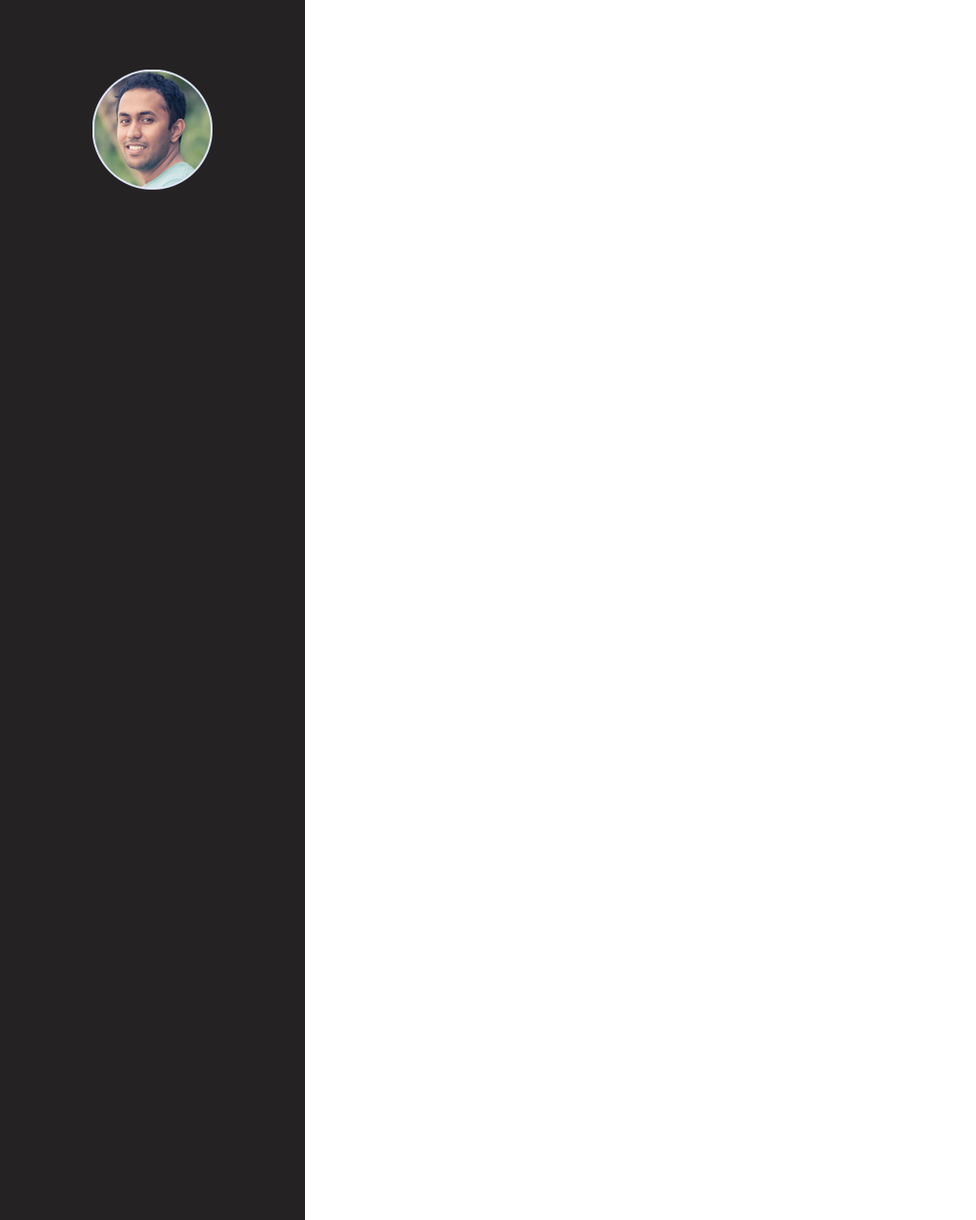
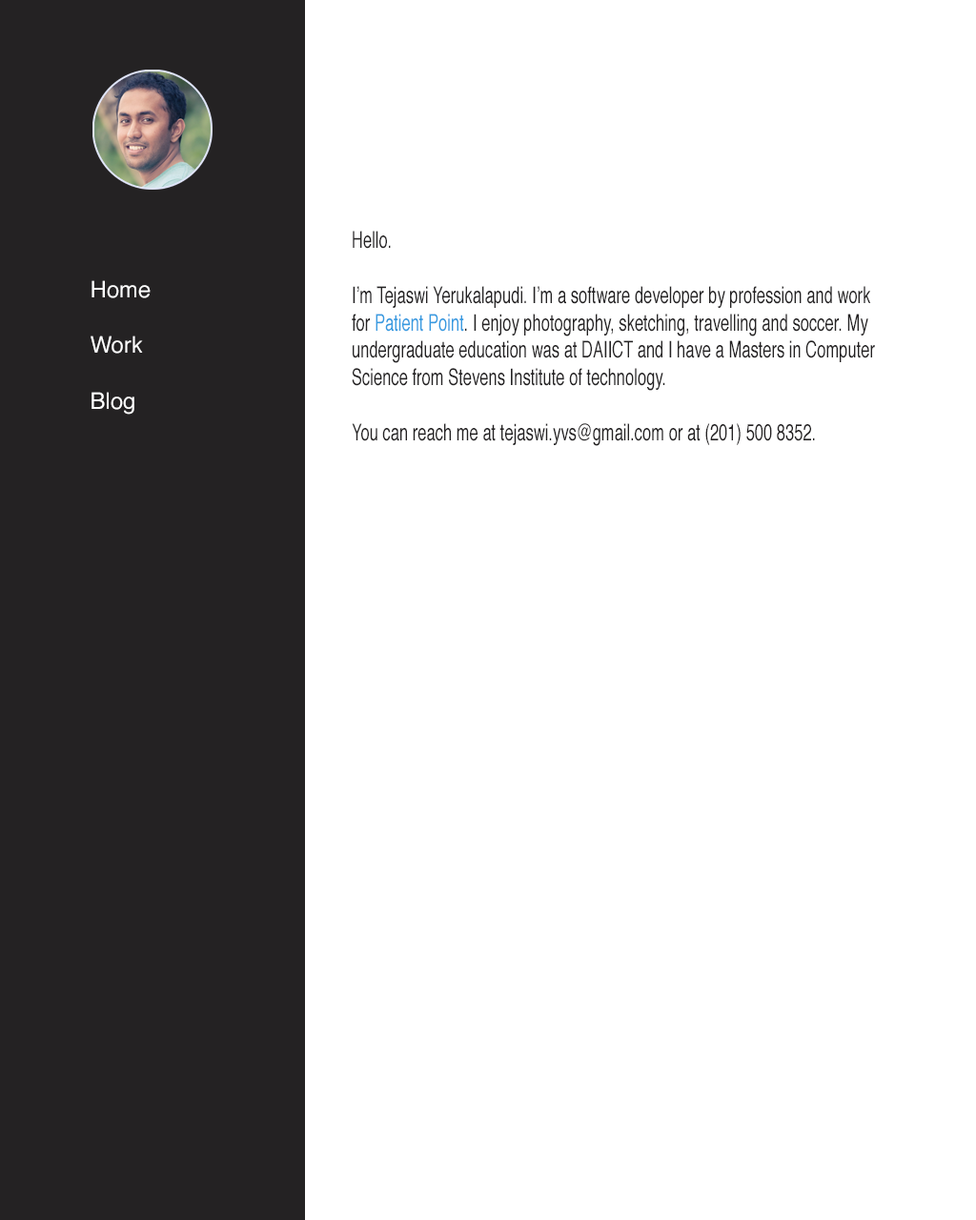
Two versions of the same layered image (976×1220). Layer-by-layer changes:
showed group "Content" (1 layers) over (351, 230, 876, 447)
painted on "Home Content" over (375, 313, 465, 332)
showed group "Menu" (3 layers) over (90, 280, 151, 415)
